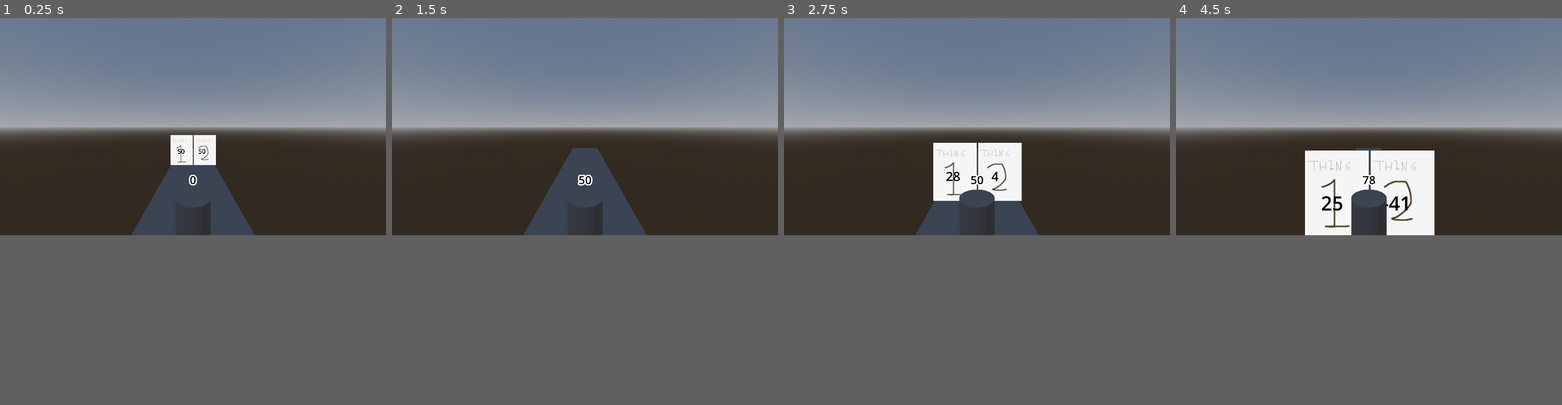
Above: before the commit, frames 1-4 (left to right).
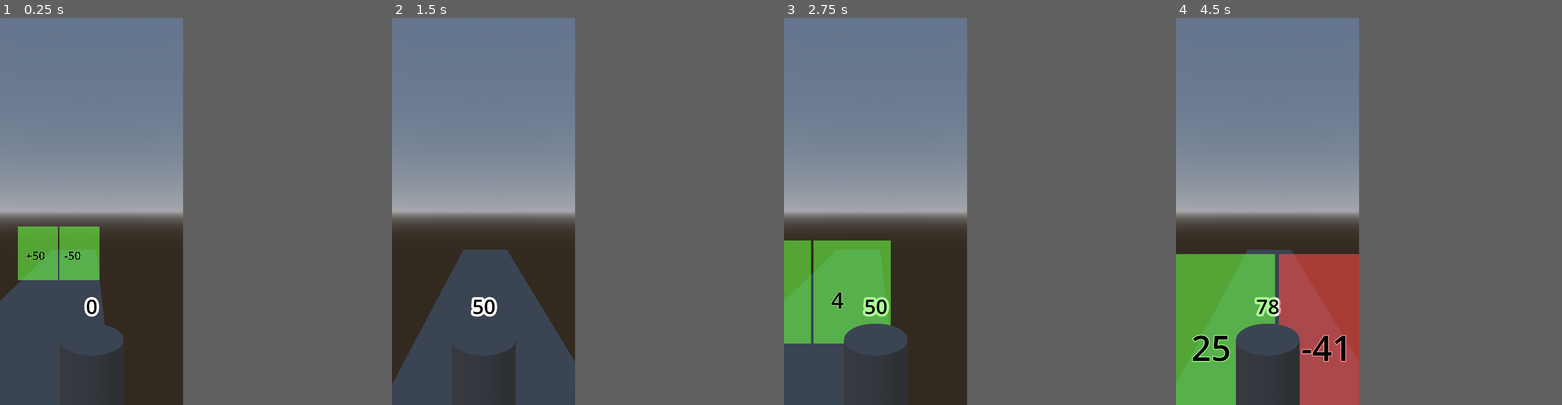
Above: after the commit, the same moments.

Repository: Th3F4ult/3dMathRunningGame-Godot
Game: Godot game, scene res://MAIN.tscn
Two runs of this game, one before a commit and one after it. Both use one fixed random seed, a clock stepped at 60 frames per second and the inputs below. Before the commit the project has no main scene; this scene is started directly in both runs.
Inputs (mouse positions are in pixels of both pictures, inside the frame that each line leads up to):
- Up to frame 1 (0.25 s): no input
- Up to frame 2 (1.5 s): move the mouse to (669, 114) at 0.52 s; click (669, 114) at 0.67 s; move the mouse to (507, 137) at 1.27 s; click (507, 137) at 1.42 s
- Up to frame 3 (2.75 s): move the mouse to (1015, 79) at 2.02 s; click (1015, 79) at 2.17 s
- Up to frame 4 (4.5 s): move the mouse to (1349, 168) at 2.77 s; click (1349, 168) at 2.92 s; move the mouse to (1484, 157) at 3.52 s; click (1484, 157) at 3.67 s; move the mouse to (1253, 95) at 4.27 s; click (1253, 95) at 4.42 s
The window is 799x449 before the commit and 379x800 after it. Grey fills any space a smaller window leaves; there, only what the larger window draws over its background counts as a difference.

The runs differ from the first frame. In frame 1, 47% of the frame differs, in the area x 0-100%, y 0-100%; in frame 2, 43%; in frame 3, 50%; in frame 4, 56%.

Commit message:
Add some stuff, clean up code, ode to YandereDev (Please someone help me with ifs and elses)

Diff:
--- a/MAIN.tscn
+++ b/MAIN.tscn
@@ -20,17 +20,18 @@
 
 func _physics_process(delta):
 	if cancontrol:
+		print(get_viewport().get_mouse_position().x)
+		if get_viewport().get_mouse_position().x <= 500:
+			velocity.x = -10
+		else:
+			velocity.x = 10
 		$Label3D.text = str(level)
 		#if not is_on_floor():
 			#velocity.y -= gravity * delta
 		#if Input.is_action_just_pressed(\"ui_accept\") and is_on_floor():
 			#velocity.y = JUMP_VELOCITY # We don't need any of that
 		velocity.z = -10
-		var direction = Input.get_axis(\"ui_left\",\"ui_right\")
-		if direction:
-			velocity.x = direction * SPEED
-		else:
-			velocity.x = 0
+
 		move_and_slide()
 	else:
 		velocity = Vector3i(0,0,0)
@@ -49,7 +50,6 @@
 		var instance = preload(\"res://OBSTACLE.tscn\").instantiate()
 		instance.position.z = position.z -15
 		get_tree().root.get_node(\"Node3D\").add_child(instance)
-		print(\"HIT\")
 
 "
 
@@ -81,7 +81,7 @@
 tracks/0/path = NodePath("CharacterBody3D/Label3D")
 tracks/0/interp = 1
 tracks/0/loop_wrap = true
-tracks/0/keys = PackedFloat32Array(0.1, 1, 0, 1.5, 0, 0.9, 1, 0, 1.5, 1.5)
+tracks/0/keys = PackedFloat32Array(0.1, 1, 0, 1.5, 0, 0.9, 1, 0, 1.5, 0.5)
 tracks/1/type = "value"
 tracks/1/imported = false
 tracks/1/enabled = true
@@ -100,7 +100,7 @@
 tracks/2/path = NodePath("CharacterBody3D/Label3D2")
 tracks/2/interp = 1
 tracks/2/loop_wrap = true
-tracks/2/keys = PackedFloat32Array(0, 1, 0, -1, 0, 0.9, 1, 0, 3, 0)
+tracks/2/keys = PackedFloat32Array(0, 1, 0, -1, 0, 0.9, 1, 0, 3, -3)
 
 [sub_resource type="AnimationLibrary" id="AnimationLibrary_teqm2"]
 _data = {
--- a/OBSTACLE.tscn
+++ b/OBSTACLE.tscn
@@ -12,33 +12,66 @@
 func _ready():
 	value1 = RandomNumberGenerator.new().randi_range(-50,50)
 	value2 = RandomNumberGenerator.new().randi_range(-50,50)
-	if forcevalue1:
+	if forcevalue1 or forcevalue2:
 		value1 = forcevalue1
-	if forcevalue2:
 		value2 = forcevalue2
-	$Area3D/Label3D.text = str(value1)
-	$Area3D/Label3D2.text = str(value2)
+		if value1 >= 0:
+			$Area3D/Sprite3D.texture = load(\"res://good.png\")
+		else:
+			$Area3D/Sprite3D.texture= load(\"res://bad.png\")
+		if value2 >= 0:
+			$Area3D2/Sprite3D.texture = load(\"res://good.png\")
+		else:
+			$Area3D2/Sprite3D.texture= load(\"res://bad.png\")
+	else:
+		$Area3D/Label3D.text = str(value1)
+		$Area3D/Label3D2.text = str(value2)
+		if value1 >= 0:
+			$Area3D/Sprite3D.texture = load(\"res://good.png\")
+		else:
+			$Area3D/Sprite3D.texture= load(\"res://bad.png\")
+		if value2 >= 0:
+			$Area3D2/Sprite3D.texture = load(\"res://good.png\")
+		else:
+			$Area3D2/Sprite3D.texture= load(\"res://bad.png\")
+		var RNG = RandomNumberGenerator.new().randi_range(1,10)
+		if  RNG == 3:
+			$Area3D/Label3D.text = str(\"???\")
+			$Area3D/Sprite3D.texture= load(\"res://mistery.png\")
+			value1 = RandomNumberGenerator.new().randi_range(-100,100)
+		elif RNG == 4:
+			$Area3D2/Sprite3D.texture = load(\"res://mistery.png\")
+			$Area3D/Label3D2.text = str(\"???\")
+			value2 = RandomNumberGenerator.new().randi_range(-100,100)
+		elif RNG == 8:
+			value2 = \"*2\"
+			$Area3D/Label3D2.text = str(\"*2\")
+			$Area3D2/Sprite3D.texture = load(\"res://multiplication.png\")
+		elif RNG == 10:
+			value1 = \"/2\"
+			$Area3D/Label3D.text = str(\"/2\")
+			$Area3D/Sprite3D.texture= load(\"res://divison.png\")
 func _process(delta):
 	if $\"../CharacterBody3D\".level <= -1:
 		queue_free()
 
 func _on_area_3d_body_entered(body):
 	if body.is_in_group(\"player\") and not HasEntered:
-		print(\"Entered in first\")
 		HasEntered = true
-		$\"../CharacterBody3D\".level += value1
+		if value1 is String:
+			$\"../CharacterBody3D\".level -= $\"../CharacterBody3D\".level/2
+		else:
+			$\"../CharacterBody3D\".level += value1
 		self.queue_free()
-	else:
-		print(\"Not counting this\")
 
 func _on_area_3d_2_body_entered(body):
 	if body.is_in_group(\"player\") and not HasEntered:
-		print(\"Entered in second\")
 		HasEntered = true
-		$\"../CharacterBody3D\".level += value2
+		if value2 is String:
+			$\"../CharacterBody3D\".level *= 2
+		else:
+			$\"../CharacterBody3D\".level += value2
 		self.queue_free()
-	else:
-		print(\"Not counting this\")
 "
 
 [sub_resource type="BoxShape3D" id="BoxShape3D_kp3i6"]
--- a/project.godot
+++ b/project.godot
@@ -11,10 +11,20 @@
 [application]
 
 config/name="3dRunner"
+run/main_scene="res://MAIN.tscn"
 config/features=PackedStringArray("4.2", "GL Compatibility")
 config/icon="res://icon.svg"
+
+[display]
+
+window/size/viewport_width=1080
+window/size/viewport_height=2280
+window/size/mode=3
+window/stretch/mode="viewport"
+window/handheld/orientation=1
 
 [rendering]
 
 renderer/rendering_method="mobile"
 renderer/rendering_method.mobile="gl_compatibility"
+textures/vram_compression/import_etc2_astc=true
Not shown, changed: 1st.png.import
Not shown, changed: 2nd.png.import
Binary file added: bad.png
Not shown, added: bad.png.import
Binary file added: divison.png
Not shown, added: divison.png.import
Not shown, added: export_presets.cfg
Binary file added: good.png
Not shown, added: good.png.import
Binary file added: mistery.png
Not shown, added: mistery.png.import
Binary file added: multiplication.png
(and 2 more such lines)
